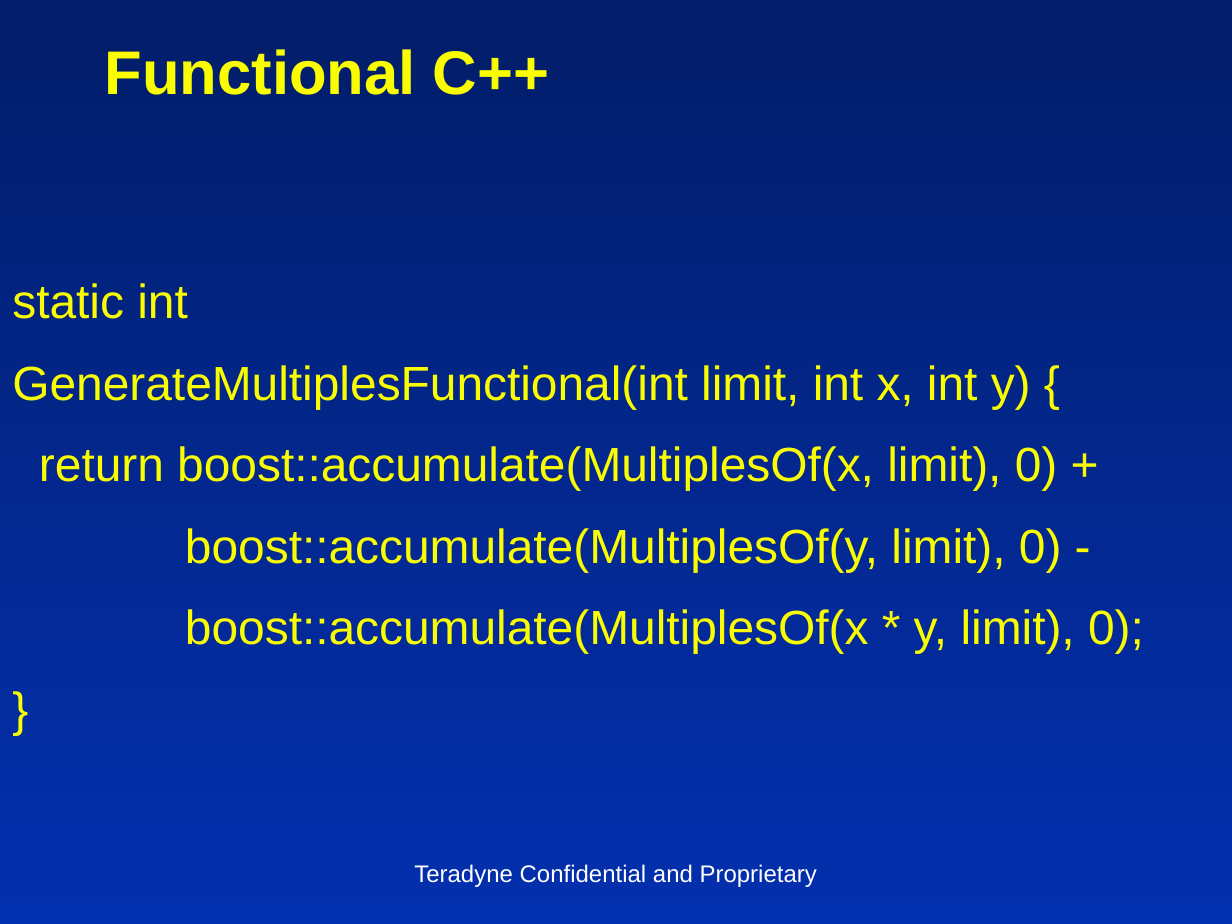
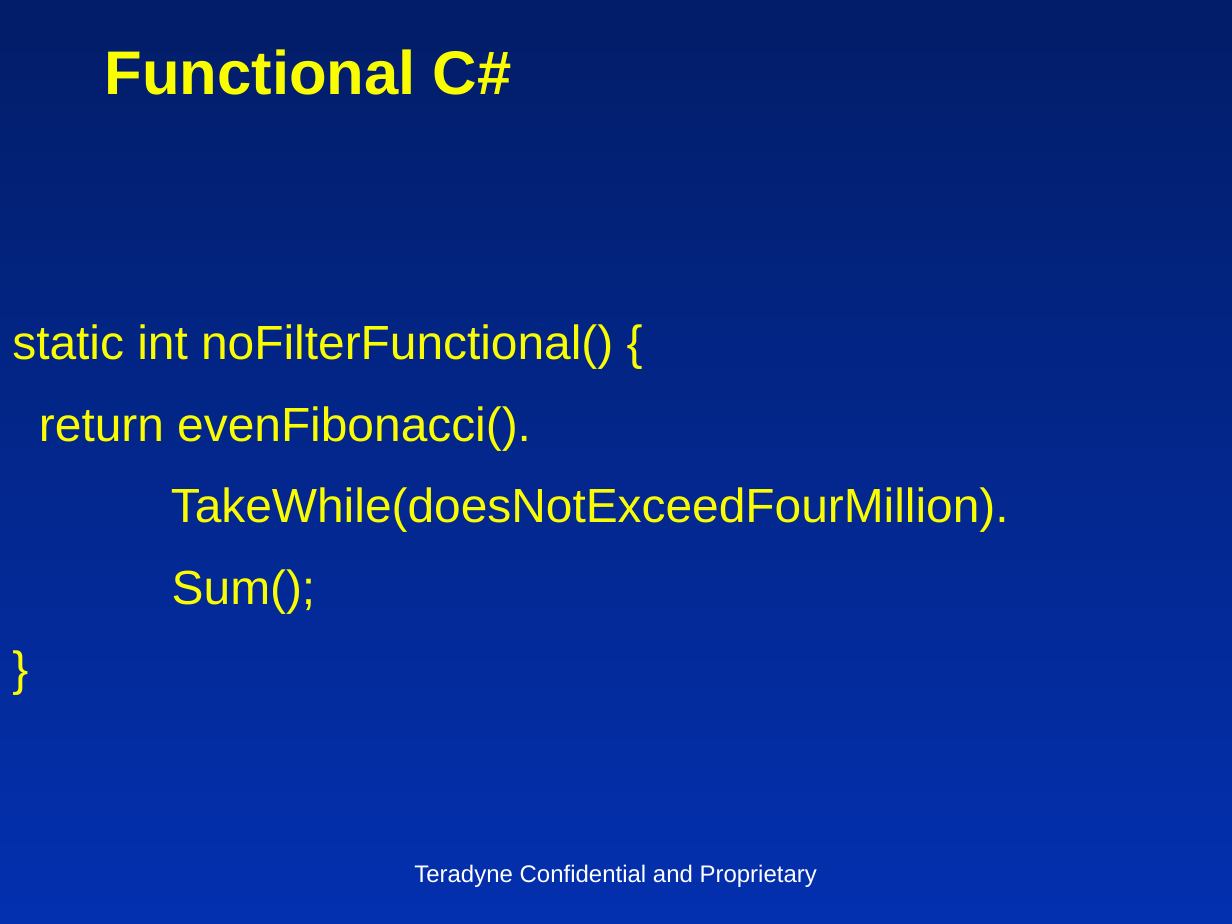
Before and after one commit to insideoutclub/Euler, a slide deck: slide 25 of FiveEasyPieces2.pptx (slide 15 before the commit). Drawn at 1232x924 pixels with LibreOffice and Linux fonts; fonts in the diff are those of the drawing. Boxes give left, top, right and bottom in pixels: in the first picture for what was removed or moved away, otherwise in the second. Text is boxed around its words. In the diff, an @@ line names an element or a change of style, - is before the commit and + after.

```diff
--- a/FiveEasyPieces2.pptx
+++ b/FiveEasyPieces2.pptx
@@ title at (105,49,512,95): text changed @@
-Functional C++
+Functional C#
@@ text at (12,324,1009,613): text changed @@
-static int
-GenerateMultiplesFunctional(int limit, int x, int y) {
-return boost::accumulate(MultiplesOf(x, limit), 0) +
-boost::accumulate(MultiplesOf(y, limit), 0) -
-boost::accumulate(MultiplesOf(x * y, limit), 0);
+static int noFilterFunctional() {
+return evenFibonacci().
+TakeWhile(doesNotExceedFourMillion).
+Sum();
```
Also in this commit, not shown: 16 other slides changed, 10 slides added, 4 slides removed, 1 other file.
